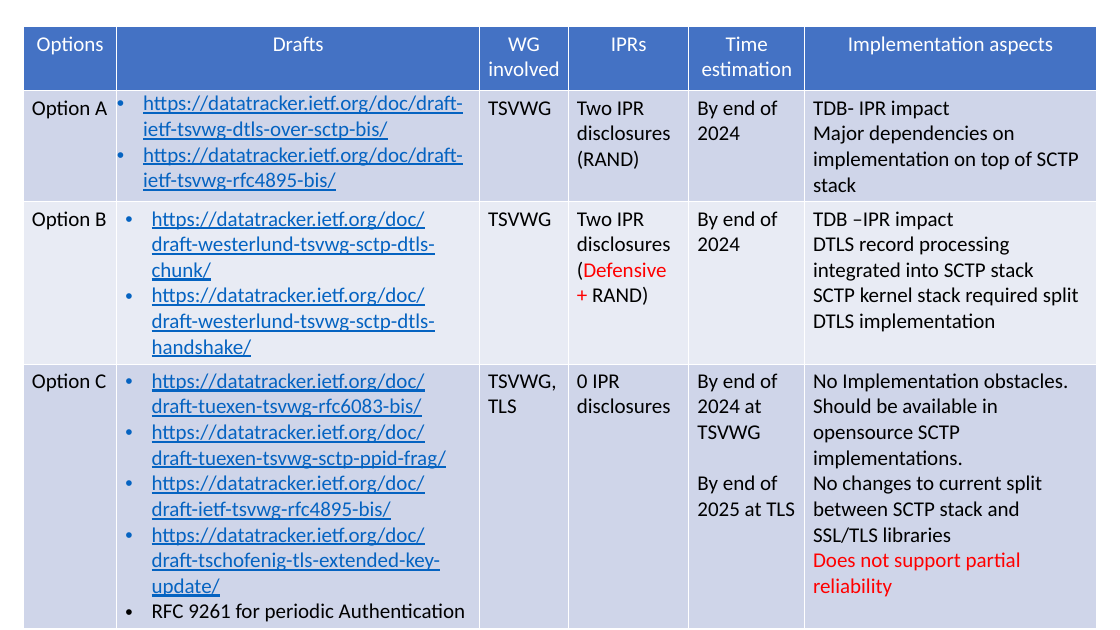
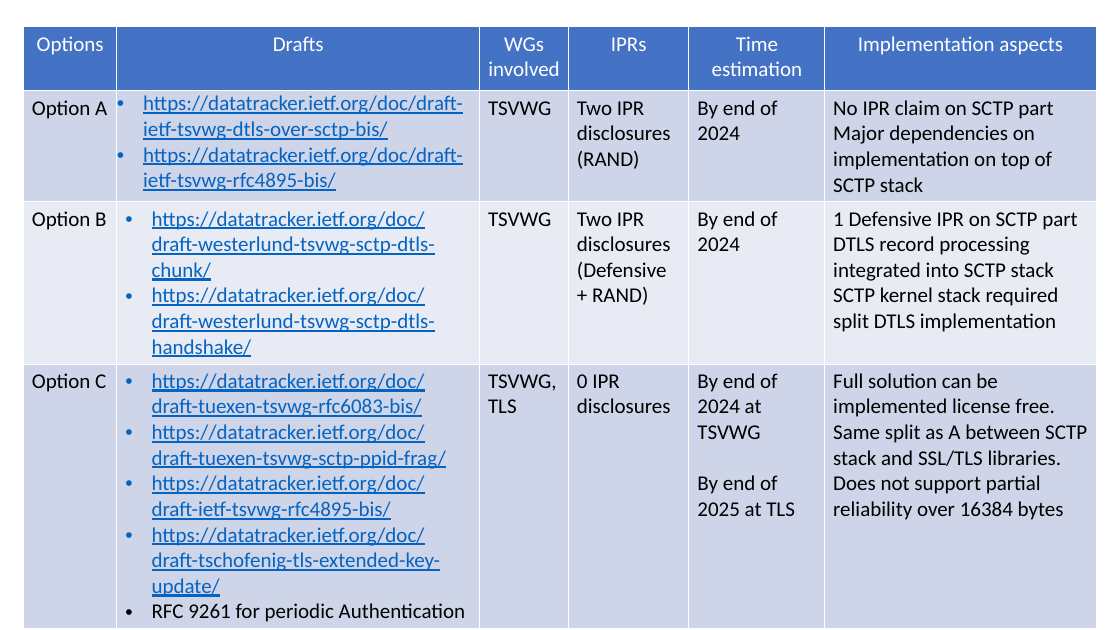
Before and after one commit to sctplab/sctp-dtls-requirements, a slide deck: slide 13 of dtls-for-sctp-design-team-report.pptx. Drawn at 1120x630 pixels with LibreOffice and Linux fonts; fonts in the diff are those of the drawing. Boxes give left, top, right and bottom in pixels: in the first picture for what was removed or moved away, otherwise in the second. Text is boxed around its words. In the diff, an @@ line names an element or a change of style, - is before the commit and + after.

```diff
--- a/dtls-for-sctp-design-team-report.pptx
+++ b/dtls-for-sctp-design-team-report.pptx
@@ table at box(24, 27, 1096, 626) @@
-row 1, column 3: WG involved
+row 1, column 3: WGs involved
-row 2, column 6: TDB- IPR impact / Major dependencies on implementation on top of SCTP stack
+row 2, column 6: No IPR claim on SCTP part / Major dependencies on implementation on top of SCTP stack
-row 3, column 6: TDB –IPR impact / DTLS record processing integrated into SCTP stack / SCTP kernel stack required split DTLS implementation
+row 3, column 6: 1 Defensive IPR on SCTP part / DTLS record processing integrated into SCTP stack / SCTP kernel stack required split DTLS implementation
-row 4, column 6: No Implementation obstacles. / Should be available in opensource SCTP implementations. / No changes to current split between SCTP stack and SSL/TLS libraries / Does not support partial reliability
+row 4, column 6: Full solution can be implemented license free. / Same split as A between SCTP stack and SSL/TLS libraries. / Does not support partial reliability over 16384 bytes
@@ text colour #FF0000 to #000000 in "(Defensive +" @@
```
Also in this commit, not shown: 5 other slides changed.
